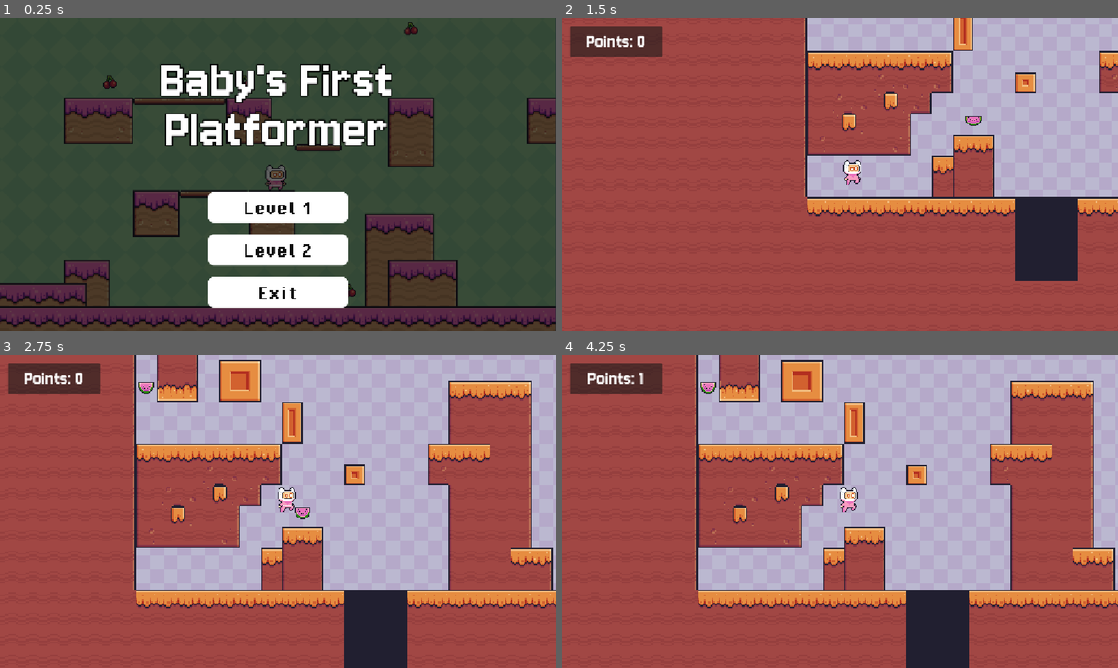
Above: before the commit, frames 1-4 (two rows, left to right).
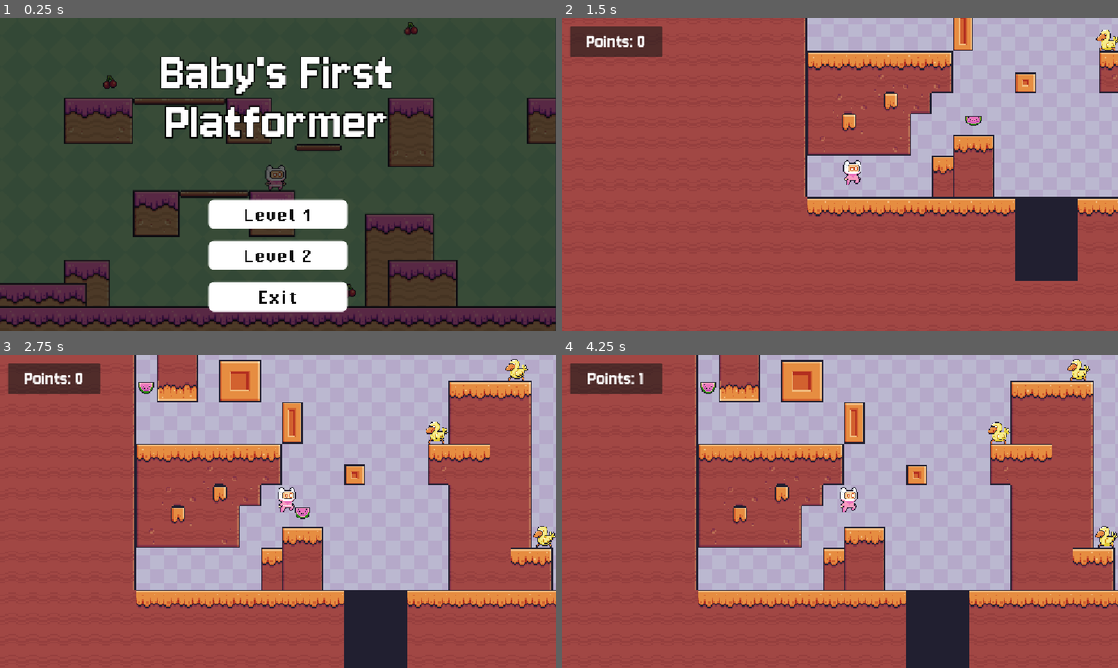
Above: after the commit, the same moments.

Repository: hanazzz/2d-platformer-game
Game: Godot game, scene res://scenes/menu/main_menu.tscn
Same seed, same stepped clock (60 frames per second), same inputs: the game is played once before the commit and once after it.
Inputs:
- Up to frame 1 (0.25 s): no input
- Up to frame 2 (1.5 s): click "Level 2" at 0.5 s; hold Right (right) from 1.28 s (still down); tap Space (jump) at 1.35 s
- Up to frame 3 (2.75 s): keep holding Right (right); tap Space (jump) at 1.52, 1.82, 2.1, 2.27, 2.57 s
- Up to frame 4 (4.25 s): release Right (right) at 2.78 s; hold Left (left) 2.78-3.53 s; tap Space (jump) at 2.85, 3.6, 3.77, 4.07 s; hold Right (right) from 3.53 s (still down)

The runs differ from the first frame. In frame 1, 9.0% of the frame differs, in the area x 28-71%, y 12-94%; in frame 2, 0.2%; in frame 3, 0.5%; in frame 4, 0.5%.

Commit message:
Finish logic for enemy collision damage

Diff:
--- a/scenes/game_objects/enemy_mushroom.gd
+++ b/scenes/game_objects/enemy.gd
@@ -1,5 +1,6 @@
 extends RigidBody2D
 
+@onready var game_manager: Node = %GameManager
 
 # Called when the node enters the scene tree for the first time.
 func _ready() -> void:
@@ -13,6 +14,7 @@
 # Called when player touches mushroom
 func _on_area_2d_body_entered(body: Node2D) -> void:
 	if (body.name == "CharacterBody2D"):
+		print("Touched enemy")
 		# Check for relative position of enemy and player
 		var y_delta = position.y - body.position.y
 		# If player touches enemy from above, destroy enemy
@@ -25,6 +27,4 @@
 		# If player touches enemy from anywhere else, player takes damage
 		else:
 			print("Player takes damage")
-			# Remove player
-			body.queue_free()
-			# TODO: Change so that player loses one health heart instead of removing player entirely.
+			game_manager.decrease_health()
--- a/scenes/game_objects/enemy_duck.tscn
+++ b/scenes/game_objects/enemy_duck.tscn
@@ -1,19 +1,114 @@
-[gd_scene load_steps=3 format=3 uid="uid://dhkc7s21ngmpj"]
+[gd_scene load_steps=16 format=3 uid="uid://dhkc7s21ngmpj"]
 
-[ext_resource type="Texture2D" uid="uid://qeuhw4m6oytx" path="res://assets/characters/enemies/duck_jump.png" id="1_dqmn6"]
+[ext_resource type="Texture2D" uid="uid://dggdxx810epxi" path="res://assets/characters/enemies/duck_idle.png" id="1_axnyx"]
+[ext_resource type="Script" uid="uid://d3fjsn01b01ra" path="res://scenes/game_objects/enemy.gd" id="1_ekrm6"]
+
+[sub_resource type="AtlasTexture" id="AtlasTexture_ekrm6"]
+atlas = ExtResource("1_axnyx")
+region = Rect2(0, 0, 36, 36)
+
+[sub_resource type="AtlasTexture" id="AtlasTexture_8dg3d"]
+atlas = ExtResource("1_axnyx")
+region = Rect2(36, 0, 36, 36)
+
+[sub_resource type="AtlasTexture" id="AtlasTexture_f3rkm"]
+atlas = ExtResource("1_axnyx")
+region = Rect2(72, 0, 36, 36)
+
+[sub_resource type="AtlasTexture" id="AtlasTexture_kpxgo"]
+atlas = ExtResource("1_axnyx")
+region = Rect2(108, 0, 36, 36)
+
+[sub_resource type="AtlasTexture" id="AtlasTexture_jefs2"]
+atlas = ExtResource("1_axnyx")
+region = Rect2(144, 0, 36, 36)
+
+[sub_resource type="AtlasTexture" id="AtlasTexture_lncta"]
+atlas = ExtResource("1_axnyx")
+region = Rect2(180, 0, 36, 36)
+
+[sub_resource type="AtlasTexture" id="AtlasTexture_yag25"]
+atlas = ExtResource("1_axnyx")
+region = Rect2(216, 0, 36, 36)
+
+[sub_resource type="AtlasTexture" id="AtlasTexture_4qhsk"]
+atlas = ExtResource("1_axnyx")
+region = Rect2(252, 0, 36, 36)
+
+[sub_resource type="AtlasTexture" id="AtlasTexture_sk517"]
+atlas = ExtResource("1_axnyx")
+region = Rect2(288, 0, 36, 36)
+
+[sub_resource type="AtlasTexture" id="AtlasTexture_flcpi"]
+atlas = ExtResource("1_axnyx")
+region = Rect2(324, 0, 36, 36)
+
+[sub_resource type="SpriteFrames" id="SpriteFrames_14veg"]
+animations = [{
+"frames": [{
+"duration": 1.0,
+"texture": SubResource("AtlasTexture_ekrm6")
+}, {
+"duration": 1.0,
+"texture": SubResource("AtlasTexture_8dg3d")
+}, {
+"duration": 1.0,
+"texture": SubResource("AtlasTexture_f3rkm")
+}, {
+"duration": 1.0,
+"texture": SubResource("AtlasTexture_kpxgo")
+}, {
+"duration": 1.0,
+"texture": SubResource("AtlasTexture_jefs2")
+}, {
+"duration": 1.0,
+"texture": SubResource("AtlasTexture_lncta")
+}, {
+"duration": 1.0,
+"texture": SubResource("AtlasTexture_yag25")
+}, {
+"duration": 1.0,
+"texture": SubResource("AtlasTexture_4qhsk")
+}, {
+"duration": 1.0,
+"texture": SubResource("AtlasTexture_sk517")
+}, {
+"duration": 1.0,
+"texture": SubResource("AtlasTexture_flcpi")
+}],
+"loop": true,
+"name": &"default",
+"speed": 14.0
+}]
 
 [sub_resource type="CapsuleShape2D" id="CapsuleShape2D_272bh"]
-radius = 21.0
-height = 48.0
+radius = 25.0
+height = 50.0
 
-[node name="CharacterBody2D2" type="CharacterBody2D"]
+[sub_resource type="CapsuleShape2D" id="CapsuleShape2D_axnyx"]
+radius = 27.0
+height = 54.0
 
-[node name="Sprite2D" type="Sprite2D" parent="."]
+[node name="EnemyDuck" type="RigidBody2D"]
+script = ExtResource("1_ekrm6")
+
+[node name="Animated" type="AnimatedSprite2D" parent="."]
 texture_filter = 1
-position = Vector2(168, 96)
+position = Vector2(29, 29)
 scale = Vector2(1.6111112, 1.6111112)
-texture = ExtResource("1_dqmn6")
+sprite_frames = SubResource("SpriteFrames_14veg")
+autoplay = "default"
+frame = 7
 
 [node name="CollisionShape2D" type="CollisionShape2D" parent="."]
-position = Vector2(169, 92)
+position = Vector2(29, 32)
 shape = SubResource("CapsuleShape2D_272bh")
+
+[node name="Area2D" type="Area2D" parent="."]
+position = Vector2(29, 32)
+
+[node name="AttackCollisionShape2D" type="CollisionShape2D" parent="Area2D"]
+position = Vector2(0, -1)
+shape = SubResource("CapsuleShape2D_axnyx")
+
+[connection signal="body_entered" from="Area2D" to="." method="_on_area_2d_body_entered"]
--- a/scenes/game_objects/enemy_mushroom.tscn
+++ b/scenes/game_objects/enemy_mushroom.tscn
@@ -1,7 +1,7 @@
 [gd_scene load_steps=20 format=3 uid="uid://sbxq1xbti2sh"]
 
 [ext_resource type="Texture2D" uid="uid://cqoi6lxekfj2v" path="res://assets/characters/enemies/mushroom_idle.png" id="1_bmlcj"]
-[ext_resource type="Script" uid="uid://d3fjsn01b01ra" path="res://scenes/game_objects/enemy_mushroom.gd" id="1_bnqwj"]
+[ext_resource type="Script" uid="uid://d3fjsn01b01ra" path="res://scenes/game_objects/enemy.gd" id="1_bnqwj"]
 
 [sub_resource type="AtlasTexture" id="AtlasTexture_u3awl"]
 atlas = ExtResource("1_bmlcj")
@@ -106,7 +106,7 @@
 }],
 "loop": true,
 "name": &"default",
-"speed": 22.0
+"speed": 20.0
 }]
 
 [sub_resource type="CapsuleShape2D" id="CapsuleShape2D_mq0oc"]
@@ -126,6 +126,7 @@
 scale = Vector2(1.7, 1.7)
 sprite_frames = SubResource("SpriteFrames_3oqy1")
 autoplay = "default"
+frame_progress = 0.44096366
 
 [node name="CollisionShape2D" type="CollisionShape2D" parent="."]
 position = Vector2(12, 23)
--- a/scenes/levels/game_manager.gd
+++ b/scenes/levels/game_manager.gd
@@ -2,7 +2,9 @@
 
 @onready var points_label: Label = %PointsLabel
 
+# Start with 0 points and 3 lives
 var points = 0
+var lives = 3
 
 # Tracks and displays player points
 func add_points():
@@ -10,3 +12,12 @@
 	points += 1
 	# Updates points label text
 	points_label.text = "Points: " + str(points)
+
+# Track player lives
+func decrease_health():
+	# Reduce lives by 1
+	lives -= 1
+	print("Lives left: ", lives)
+	# If 0 lives left, restart level
+	if (lives == 0):
+		get_tree().reload_current_scene()
--- a/scenes/levels/level1.tscn
+++ b/scenes/levels/level1.tscn
@@ -252,6 +252,17 @@
 position_smoothing_enabled = true
 position_smoothing_speed = 7.0
 
+[node name="EnemiesGroup" type="Node" parent="SceneObjects"]
+
+[node name="EnemyMushroom" parent="SceneObjects/EnemiesGroup" instance=ExtResource("7_d3jkd")]
+position = Vector2(408, 92)
+
+[node name="EnemyMushroom2" parent="SceneObjects/EnemiesGroup" instance=ExtResource("7_d3jkd")]
+position = Vector2(549, 153)
+
+[node name="EnemyMushroom3" parent="SceneObjects/EnemiesGroup" instance=ExtResource("7_d3jkd")]
+position = Vector2(668, 344)
+
 [node name="CollectiblesGroup" type="Node" parent="SceneObjects"]
 
 [node name="Collectible" parent="SceneObjects/CollectiblesGroup" instance=ExtResource("5_lquwl")]
@@ -290,17 +301,6 @@
 [node name="Finish" parent="SceneObjects" instance=ExtResource("6_272bh")]
 position = Vector2(2446, 583)
 target_level = ExtResource("6_ejswk")
-
-[node name="Enemies" type="Node" parent="SceneObjects"]
-
-[node name="EnemyMushroom" parent="SceneObjects/Enemies" instance=ExtResource("7_d3jkd")]
-position = Vector2(408, 92)
-
-[node name="EnemyMushroom2" parent="SceneObjects/Enemies" instance=ExtResource("7_d3jkd")]
-position = Vector2(549, 153)
-
-[node name="EnemyMushroom3" parent="SceneObjects/Enemies" instance=ExtResource("7_d3jkd")]
-position = Vector2(668, 344)
 
 [node name="GameManager" type="Node" parent="."]
 unique_name_in_owner = true
--- a/scenes/levels/level2.tscn
+++ b/scenes/levels/level2.tscn
@@ -8,6 +8,7 @@
 [ext_resource type="PackedScene" uid="uid://n7x3crpdp5um" path="res://scenes/game_objects/finish.tscn" id="6_hkuam"]
 [ext_resource type="PackedScene" uid="uid://rukhcfl4rwli" path="res://scenes/menu/main_menu.tscn" id="7_f3b2k"]
 [ext_resource type="Script" uid="uid://l00pnkmdjo74" path="res://scenes/game_objects/fall_area.gd" id="8_sqrei"]
+[ext_resource type="PackedScene" uid="uid://dhkc7s21ngmpj" path="res://scenes/game_objects/enemy_duck.tscn" id="9_hgky1"]
 [ext_resource type="Script" uid="uid://c0c7mmwrubhnu" path="res://scenes/levels/game_manager.gd" id="9_yhrca"]
 [ext_resource type="FontFile" uid="uid://bn0212nw3j40m" path="res://assets/menu/Jersey10-Regular.ttf" id="10_4eecq"]
 [ext_resource type="Script" uid="uid://ct47vjmb45rhm" path="res://scenes/levels/pause.gd" id="11_8i1lk"]
@@ -286,6 +287,17 @@
 position_smoothing_enabled = true
 position_smoothing_speed = 7.0
 
+[node name="EnemiesGroup" type="Node" parent="SceneObjects"]
+
+[node name="EnemyDuck" parent="SceneObjects/EnemiesGroup" instance=ExtResource("9_hgky1")]
+position = Vector2(664, 232)
+
+[node name="EnemyDuck2" parent="SceneObjects/EnemiesGroup" instance=ExtResource("9_hgky1")]
+position = Vector2(848, 88)
+
+[node name="EnemyDuck3" parent="SceneObjects/EnemiesGroup" instance=ExtResource("9_hgky1")]
+position = Vector2(912, 472)
+
 [node name="CollectiblesGroup" type="Node" parent="SceneObjects"]
 
 [node name="Collectible" parent="SceneObjects/CollectiblesGroup" instance=ExtResource("4_hgky1")]
--- a/scenes/menu/main_menu.tscn
+++ b/scenes/menu/main_menu.tscn
@@ -58,9 +58,9 @@
 anchor_right = 0.5
 anchor_bottom = 0.5
 offset_left = -324.0
-offset_top = -260.0
+offset_top = -276.0
 offset_right = 324.0
-offset_bottom = -28.0
+offset_bottom = -44.0
 grow_horizontal = 2
 grow_vertical = 2
 theme_override_colors/font_color = Color(1, 1, 1, 1)
@@ -80,10 +80,10 @@
 anchor_top = 0.5
 anchor_right = 0.5
 anchor_bottom = 0.5
-offset_left = -145.0
-offset_top = 36.0
-offset_right = 145.0
-offset_bottom = 276.0
+offset_left = -144.0
+offset_top = 52.0
+offset_right = 144.0
+offset_bottom = 284.0
 grow_horizontal = 2
 grow_vertical = 2
 theme_override_constants/separation = 24
Renamed: scenes/game_objects/enemy_mushroom.gd.uid -> scenes/game_objects/enemy.gd.uid
Not shown: 1 places in scenes/levels/level2.tscn that only renumber resources
